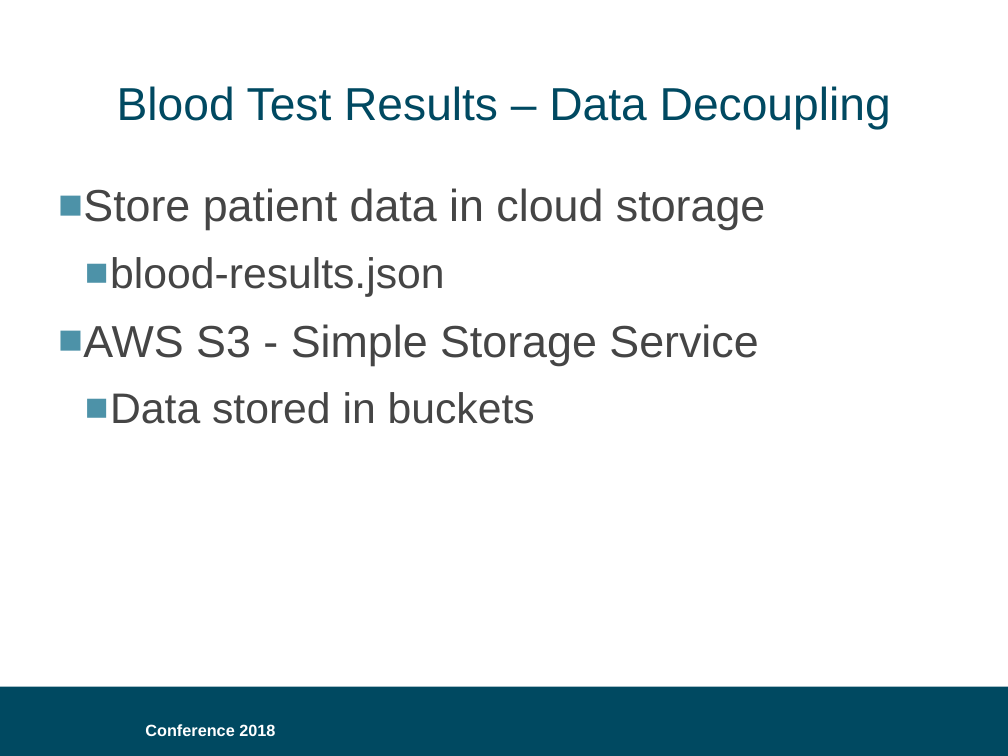
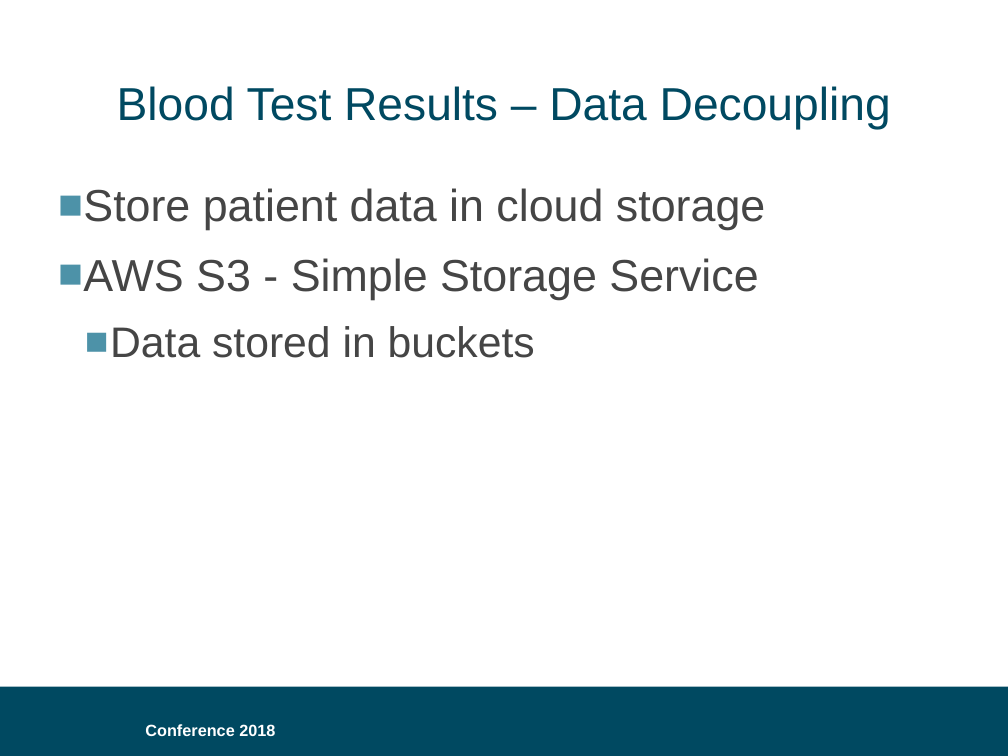
Before and after one commit to bklug/introductory-alexa-workshop, a slide deck: slide 37 of build-an-alexa-skill-for.pptx. Drawn at 1008x756 pixels with LibreOffice and Linux fonts; fonts in the diff are those of the drawing; background and template pictures are left out. Boxes give left, top, right and bottom in pixels: in the first picture for what was removed or moved away, otherwise in the second. Text is boxed around its words. In the diff, an @@ line names an element or a change of style, - is before the commit and + after.

```diff
--- a/build-an-alexa-skill-for.pptx
+++ b/build-an-alexa-skill-for.pptx
@@ text at bbox=[110, 257, 444, 297]: paragraph removed @@
-  ■ blood-results.json
```
Also in this commit, not shown: 2 slides added.
